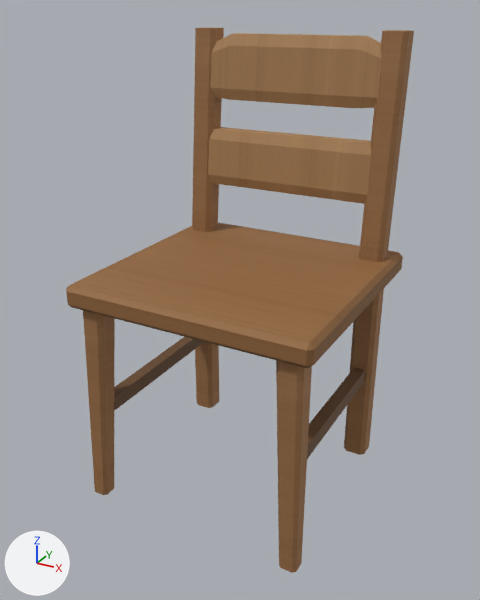
A saved change to the glTF model assets/environments/home/props/dining_chair_refined.glb.
Before and after are seen from a camera (50 mm lens) standing at (0.586, -1.083, 0.94) and looking at (0.001, -0.02, 0.409). Lighting does not change. The marker at lower left points along +X, +Y and +Z. The older version comes first. Vertices at exactly the same position are counted once.

The scene before the commit, as lines of its bpy script (objects in view):
```python
me_home_dining_chair_refined = bpy.data.meshes.new('home_dining_chair_refined')
me_home_dining_chair_refined.from_pydata(...)  # 180 vertices, 324 faces; spans x -0.25..0.25, y -0.245..0.245, z 0.0..0.902
me_home_dining_chair_refined.materials.append(mat_varnished_timber)
ob_home_dining_chair_refined = bpy.data.objects.new('home_dining_chair_refined', me_home_dining_chair_refined)
ob_home_dining_chair_refined.location = (0.0, 0.0, 0.0)
```
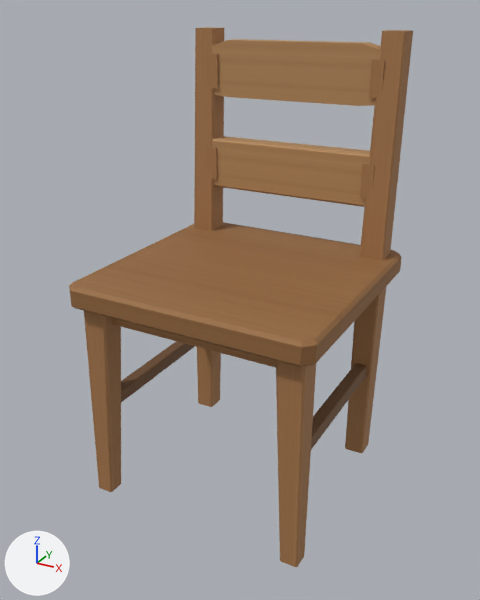
Location of each change, (x1, y1, x2, y2) in pixels of the pictures (480 x 600 px):
'home_dining_chair_refined', reshaped: before (66, 27, 414, 573); after (69, 27, 413, 567)
part 1 of me_home_dining_chair_refined, added: after (113, 318, 276, 368)
part 2 of me_home_dining_chair_refined, added: after (207, 147, 217, 179)
part 3 of me_home_dining_chair_refined, added: after (207, 54, 218, 89)
part 4 of me_home_dining_chair_refined, rebuilt (11% shorter): before (210, 33, 382, 108); after (212, 39, 381, 106)
part 5 of me_home_dining_chair_refined, rebuilt (6% narrower): before (192, 27, 224, 408); after (194, 27, 224, 407)
part 6 of me_home_dining_chair_refined, rebuilt: before (344, 30, 414, 455); after (345, 30, 413, 453)
part 7 of me_home_dining_chair_refined, rebuilt: before (66, 223, 403, 368); after (69, 222, 402, 367)
part 8 of me_home_dining_chair_refined, rebuilt (11% wider): before (276, 360, 312, 573); after (276, 360, 316, 567)
part 9 of me_home_dining_chair_refined, rebuilt (8% shorter): before (208, 127, 372, 204); after (212, 136, 370, 207)
part 10 of me_home_dining_chair_refined, rebuilt (15% wider): before (83, 310, 115, 495); after (84, 311, 121, 492)
part 11 of me_home_dining_chair_refined, rebuilt: before (114, 337, 204, 410); after (121, 341, 195, 402)
part 12 of me_home_dining_chair_refined, rebuilt (6% shorter): before (307, 367, 365, 459); after (311, 363, 367, 449)

The edits, one by one:
me_home_dining_chair_refined is used by ob_home_dining_chair_refined; location (0.0, 0.0, 0.0).
me_home_dining_chair_refined had 180 vertices, 324 faces and spanned x -0.25..0.25, y -0.245..0.245, z 0.0..0.902.
me_home_dining_chair_refined now has 264 vertices, 460 faces and spans x -0.25..0.25, y -0.245..0.245, z 0.0..0.902.
me_home_dining_chair_refined part 1: a new loose piece, a box spanning x -0.178..0.178, y -0.198..-0.176, z 0.389..0.431, in mat_varnished_timber.
me_home_dining_chair_refined part 2: a new loose piece, a box spanning x -0.191..-0.167, y 0.1776..0.1806, z 0.5905..0.6595, in mat_varnished_timber.
me_home_dining_chair_refined part 3: a new loose piece, a box spanning x -0.191..-0.167, y 0.187..0.19, z 0.7835..0.8525, in mat_varnished_timber.
me_home_dining_chair_refined part 4: the loose piece of 34 vertices spanning x -0.2..0.2, y 0.186..0.238, z 0.762..0.892 is rebuilt with 16 vertices and now spans x -0.199..0.199, y 0.192..0.236, z 0.767..0.88.
me_home_dining_chair_refined part 5: the loose piece of 26 vertices spanning x -0.228..-0.178, y 0.153..0.243, z 0.0..0.902 is rebuilt with 24 vertices and now spans x -0.228..-0.176, y 0.16..0.243, z 0.0..0.902.
me_home_dining_chair_refined part 6: the loose piece of 26 vertices spanning x 0.178..0.228, y 0.153..0.243, z 0.0..0.902 is rebuilt with 24 vertices and now spans x 0.176..0.228, y 0.16..0.243, z 0.0..0.902.
me_home_dining_chair_refined part 7: the loose piece of 24 vertices spanning x -0.25..0.25, y -0.245..0.245, z 0.426..0.47 is rebuilt with 32 vertices and now spans x -0.25..0.25, y -0.245..0.245, z 0.427..0.471.
me_home_dining_chair_refined part 8: the loose piece of 18 vertices spanning x 0.178..0.235, y -0.24..-0.179, z 0.0..0.424 is rebuilt with 16 vertices and now spans x 0.175..0.233, y -0.225..-0.167, z 0.0..0.435.
me_home_dining_chair_refined part 9: the loose piece of 18 vertices spanning x -0.2..0.2, y 0.17..0.222, z 0.581..0.699 is rebuilt with 24 vertices and now spans x -0.198..0.198, y 0.182..0.227, z 0.572..0.678.
me_home_dining_chair_refined part 10: the loose piece of 18 vertices spanning x -0.235..-0.178, y -0.24..-0.179, z 0.0..0.424 is rebuilt with 16 vertices and now spans x -0.233..-0.175, y -0.225..-0.167, z 0.0..0.435.
me_home_dining_chair_refined part 11: the loose piece of 8 vertices spanning x -0.215..-0.191, y -0.198..0.198, z 0.192..0.222 is rebuilt with 24 vertices and now spans x -0.215..-0.189, y -0.192..0.183, z 0.199..0.228.
me_home_dining_chair_refined part 12: the loose piece of 8 vertices spanning x 0.191..0.215, y -0.198..0.198, z 0.192..0.222 is rebuilt with 24 vertices and now spans x 0.189..0.215, y -0.192..0.183, z 0.199..0.228.
Other edits to the shape of me_home_dining_chair_refined do not show in these pictures.
